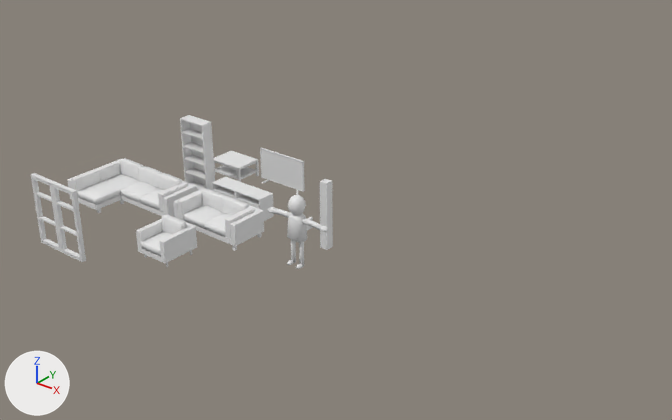
A saved change to the Blender file models.blend.
One viewpoint serves both versions: a 50 mm lens placed at (11.91, -13.54, 10.04), pointed at (0.45, 0.79, 1.15). Lighting does not change. The marker at lower left points along +X, +Y and +Z.

The scene before the commit, as lines of its bpy script (objects in view):
```python
me_cube_007 = bpy.data.meshes.new('Cube.007')
me_cube_007.from_pydata(...)  # 363 vertices, 312 faces; spans x -0.485..0.501, y -0.446..0.448, z 0.002..0.843
me_cube_018 = bpy.data.meshes.new('Cube.018')
me_cube_018.from_pydata(...)  # 120 vertices, 102 faces; spans x 0.0..0.11, y 0.0..0.76, z -0.01..1.7
me_cube_019 = bpy.data.meshes.new('Cube.019')
me_cube_019.from_pydata(...)  # a box spanning x -0.1..0.1, y -0.1..0.1, z 0.0..1.65
me_sphere = bpy.data.meshes.new('Sphere')
me_sphere.from_pydata(...)  # 318 vertices, 334 faces; spans x -0.18..0.2, y -0.84..0.84, z 0.0..1.65
me_sphere.polygons.foreach_set('use_smooth', [True] * 334)
ob_cube = bpy.data.objects.new('Cube', me_cube_019)
ob_cube.location = (0.0, 1.0, 0.0)
ob_lazyboy = bpy.data.objects.new('LazyBoy', me_cube_007)
ob_lazyboy.location = (-2.51, -1.53, 0.0)
ob_lazyboy.rotation_euler = (0.0, 0.0, -1.571)  # degrees (0, 0, -90)
ob_sphere = bpy.data.objects.new('Sphere', me_sphere)
ob_sphere.location = (0.01, 0.01, 0.0)
ob_sphere.rotation_euler = (0.0, 0.0, -1.571)  # degrees (0, 0, -90)
ob_window = bpy.data.objects.new('Window', me_cube_018)
ob_window.location = (-4.53, -2.823, 0.0)
ob_window.rotation_euler = (0.0, 0.0, -1.571)  # degrees (0, 0, -90)
_m = ob_window.modifiers.new('Mirror', 'MIRROR')
_m.use_axis = (False, True, False)
_m.use_clip = True
# also in view: 'TV' at (-2.96, 2.86, 0.46); 'Soffa' at (-5.03, -0.38, 0.42); 'TVBench' at (-2.81, 1.17, 0.31); 'CouchTable' at (-4.45, 2.62, 0.24); 'Bookshelf' at (-4.39, 1.27, 0.99)
```
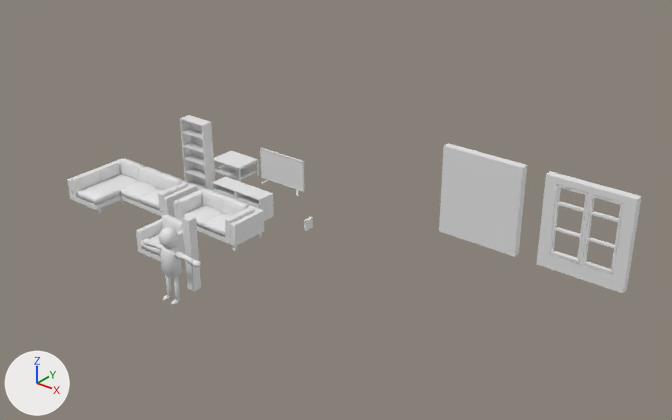
What differs and where, as boxes (x1, y1, x2, y2) in the pictures (672 x 420 px):
'Wall', added: after (439, 143, 527, 257)
'Window', moved: before (31, 173, 86, 262); after (548, 183, 625, 276)
'WallWithWindow', added: after (536, 171, 641, 293)
'Sphere', moved: before (268, 195, 328, 269); after (142, 227, 201, 305)
'Cube', moved: before (320, 179, 333, 250); after (182, 215, 201, 291)

The change, as a list of edits to the scene's bpy script:
```text
Add me_cube_020:
    me_cube_020.from_pydata([(0.75, -0.1, 0.34), (0.75, -0.1, 2.03), (-0.75, -0.1, 0.34), (-0.75, -0.1, 2.03), (0.75, 0.1, 0.34), (0.75, 0.1, 2.03), (-0.75, 0.1, 0.34), (-0.75, 0.1, 2.03), (-1.0, -0.1, 0.0), (1.0, -0.1, 0.0), (1.0, -0.1, 2.16), (-1.0, -0.1, 2.16), (-1.0, 0.1, 2.16), (-1.0, 0.1, 0.0), (1.0, 0.1, 0.0), (1.0, 0.1, 2.16)], [], [(3, 2, 6, 7), (8, 11, 12, 13), (1, 3, 7, 5), (14, 15, 10, 9), (8, 13, 14, 9), (12, 11, 10, 15), (0, 2, 8, 9), (1, 0, 9, 10), (3, 1, 10, 11), (2, 3, 11, 8), (7, 6, 13, 12), (6, 4, 14, 13), (5, 7, 12, 15), (4, 5, 15, 14), (2, 0, 4, 6), (0, 1, 5, 4)])
Add me_cube_021:
    me_cube_021.from_pydata(...)  # a box spanning x -1.0..1.0, y -0.1..0.1, z 0.0..2.16
Change ob_sphere:
    ob_sphere.location: (0.01, 0.01, 0.0) -> (-1.01, -2.72, 0.0)
Change ob_cube:
    ob_cube.location: (0.0, 1.0, 0.0) -> (-1.01, -2.16, 0.0)
Change ob_window:
    add ob_window.parent = ob_wallwithwindow
    ob_window.location: (-4.53, -2.823, 0.0) -> (0.0, 0.0, 0.332)
Add ob_wallwithwindow:
    ob_wallwithwindow = bpy.data.objects.new('WallWithWindow', me_cube_020)
    ob_wallwithwindow.location = (5.12, 3.37, 0.0)
Add ob_wall:
    ob_wall = bpy.data.objects.new('Wall', me_cube_021)
    ob_wall.location = (2.58, 3.37, 0.0)
```
